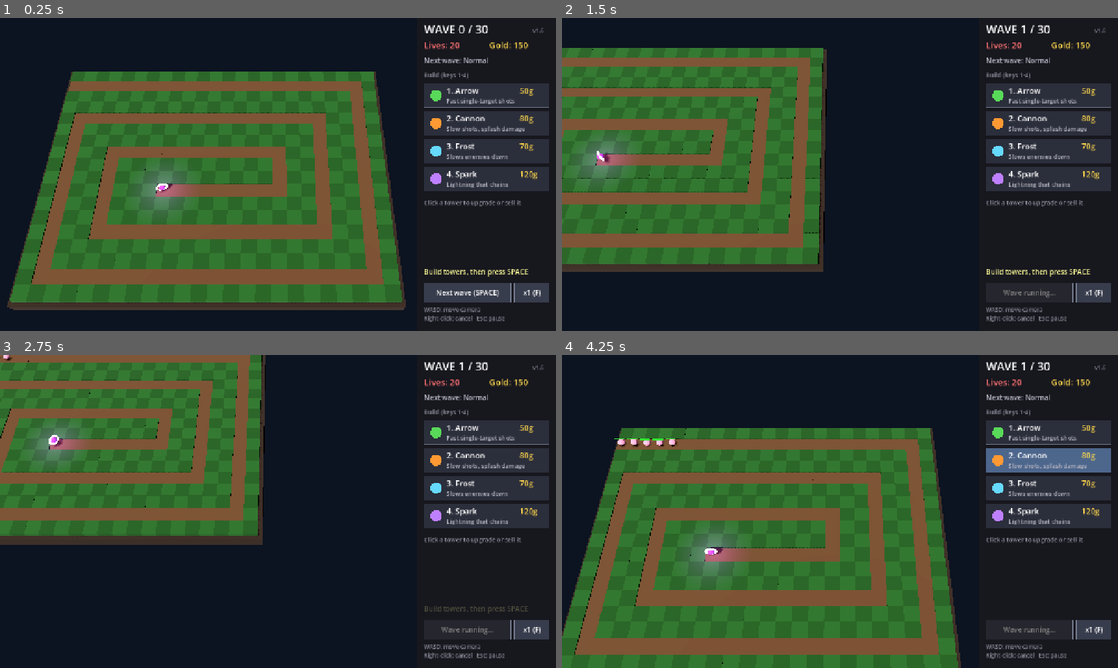
Above: before the commit, frames 1-4 (two rows, left to right).
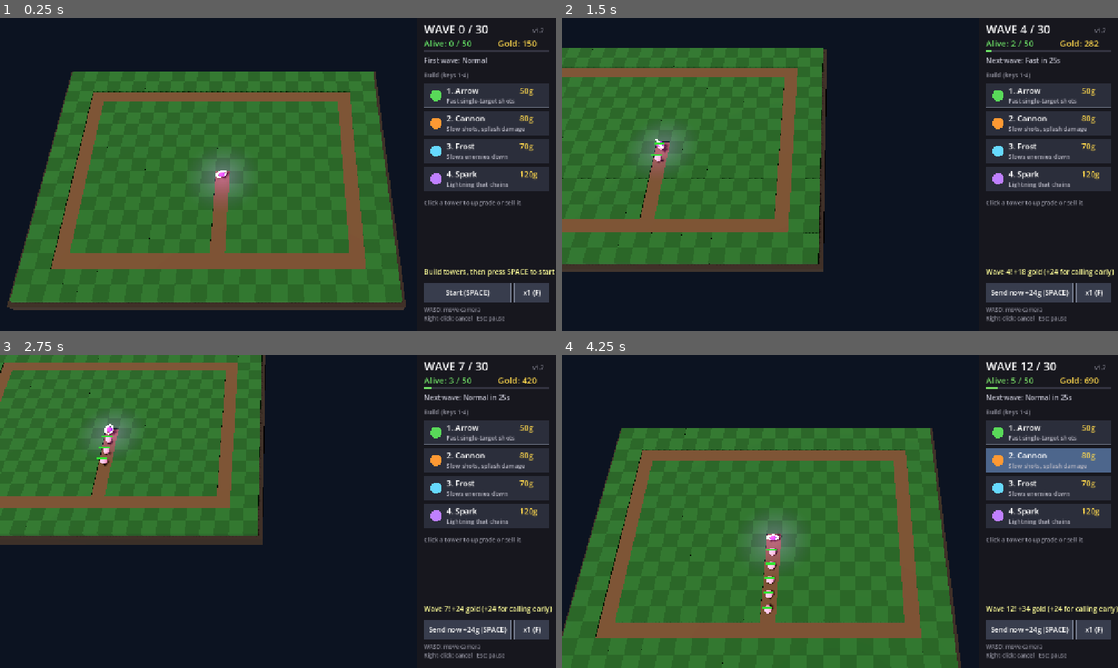
Above: after the commit, the same moments.

Repository: gettic/Gettics-first-TD
Game: Godot game, scene res://main.tscn
Same seed, same stepped clock (60 frames per second), same inputs: the game is played once before the commit and once after it.
Inputs (mouse positions are in pixels of both pictures, inside the frame that each line leads up to):
- Up to frame 1 (0.25 s): no input
- Up to frame 2 (1.5 s): tap Enter at 0.5 s; move the mouse to (962, 158) at 0.52 s; hold D 0.53-1.28 s; tap R at 0.6 s; click (962, 158) at 0.67 s; tap Space at 0.77, 0.8, 1.07, 1.35 s; move the mouse to (728, 190) at 1.27 s; hold S from 1.28 s (still down)
- Up to frame 3 (2.75 s): tap Space at 1.52, 1.82, 2.3 s; tap R at 1.55, 2.1 s; move the mouse to (333, 442) at 2.02 s; release S at 2.03 s; hold D from 2.03 s (still down)
- Up to frame 4 (4.25 s): move the mouse to (812, 574) at 2.77 s; release D at 2.78 s; hold W 2.78-3.53 s; tap 1 at 2.85 s; click (812, 574) at 2.92 s; tap Space at 3.02, 3.32, 3.77, 3.8, 4.07 s; tap R at 3.05 s; move the mouse to (1006, 558) at 3.52 s; hold A from 3.53 s (still down); tap 2 at 3.6 s

The runs differ from the first frame. In frame 1, 24% of the frame differs, in the area x 5-100%, y 3-90%; in frame 2, 17%; in frame 3, 16%; in frame 4, 27%, in the area x 2-100%, y 2-96%.

Commit message:
New game mode: monsters loop around a square
- Monsters spawn from the portal in the middle, walk down to a square
  path and walk around it clockwise until they die
- No more lives: you lose when 50 monsters are alive at once (a boss counts as 5)
- Waves come every 25 seconds after the first; Space sends one early
  for 1 bonus gold per second skipped, plus gold at the start of each wave
- Win when all 30 waves are out and every monster is dead
- Set version to 1.7; update README and screenshot

Diff:
--- a/main.gd
+++ b/main.gd
@@ -15,15 +15,13 @@
 const CAMERA_LIMIT := Vector2(9.0, 7.0)  # how far the camera can move from its start
 const MAX_WAVE := 30
 const START_GOLD := 150
-const START_LIVES := 20
-
-# Corners of the path in grid coordinates. The first point is off-screen (spawn),
-# the last point is the portal.
-const WAYPOINTS := [
-	Vector2i(-1, 1), Vector2i(22, 1), Vector2i(22, 16), Vector2i(1, 16),
-	Vector2i(1, 4), Vector2i(19, 4), Vector2i(19, 13), Vector2i(4, 13),
-	Vector2i(4, 7), Vector2i(16, 7), Vector2i(16, 10), Vector2i(8, 10),
-]
+const MAX_ALIVE := 50  # you lose when this many monsters are alive at once (a boss counts as 5)
+const WAVE_INTERVAL := 25.0  # seconds between waves once the game has started
+
+# The path in grid coordinates. Monsters come out of the portal in the middle,
+# walk out to the square, then walk around the square clockwise forever.
+const SPAWN_PATH := [Vector2i(12, 9), Vector2i(12, 15)]
+const LOOP := [Vector2i(12, 15), Vector2i(2, 15), Vector2i(2, 2), Vector2i(21, 2), Vector2i(21, 15)]
 
 # Tower stats per level (index 0 = level 1). "cost"[0] is the build price,
 # the rest are upgrade prices.
@@ -91,7 +89,7 @@
 	var speed := 55.0
 	var armor := 0.0
 	var bounty := 1
-	var leak := 1
+	var weight := 1  # how much this monster counts toward MAX_ALIVE
 	var radius := 10.0
 	var color := Color.WHITE
 	var slow_factor := 1.0
@@ -128,15 +126,15 @@
 
 var path_cells := {}
 var path_points: Array[Vector2] = []
+var loop_start := 0  # index in path_points where the square loop starts
 var enemies: Array[Enemy] = []
 var towers := {}  # Vector2i -> Tower
 var shots: Array[Shot] = []
 var effects := []  # Dictionaries: bolts and explosions
 
 var gold := 0
-var lives := 0
+var next_wave_timer := 0.0
 var wave := 0
-var wave_running := false
 var spawn_queue: Array[String] = []
 var spawn_timer := 0.0
 var spawn_hp := 0.0
@@ -176,19 +174,22 @@
 
 func _ready() -> void:
 	font = ThemeDB.fallback_font
-	for i in range(WAYPOINTS.size() - 1):
-		var a: Vector2i = WAYPOINTS[i]
-		var b: Vector2i = WAYPOINTS[i + 1]
+	var corners: Array = SPAWN_PATH + LOOP.slice(1)
+	for w in corners:
+		path_points.append(cell_center(w))
+	loop_start = SPAWN_PATH.size() - 1
+	# Mark the path tiles, including the side that closes the square
+	corners.append(LOOP[0])
+	for i in range(corners.size() - 1):
+		var a: Vector2i = corners[i]
+		var b: Vector2i = corners[i + 1]
 		var step := Vector2i(signi(b.x - a.x), signi(b.y - a.y))
 		var c := a
 		while true:
-			if c.x >= 0:
-				path_cells[c] = true
+			path_cells[c] = true
 			if c == b:
 				break
 			c += step
-	for w in WAYPOINTS:
-		path_points.append(cell_center(w))
 	build_world()
 	new_game()
 	check_for_update()
@@ -381,15 +382,14 @@
 	effects.clear()
 	spawn_queue.clear()
 	gold = START_GOLD
-	lives = START_LIVES
 	wave = 0
-	wave_running = false
+	next_wave_timer = 0.0
 	build_type = ""
 	selected = null
 	game_speed = 1
 	state = "playing"
 	paused = false
-	flash("Build towers, then press SPACE")
+	flash("Build towers, then press SPACE to start")
 
 
 func cell_center(c: Vector2i) -> Vector2:
@@ -509,7 +509,7 @@
 
 	# Portal at the end of the path
 	portal = Node3D.new()
-	portal.position = to3d(path_points[path_points.size() - 1])
+	portal.position = to3d(path_points[0])
 	add_child(portal)
 	var ring := TorusMesh.new()
 	ring.inner_radius = 0.28
@@ -672,11 +672,20 @@
 	return "normal"
 
 
+# Starts the next wave. Called by the wave timer, or early by the player (Space),
+# which gives 1 bonus gold for every second skipped.
 func start_wave() -> void:
-	if wave_running or state != "playing":
-		return
+	if state != "playing" or wave >= MAX_WAVE:
+		return
+	var early_bonus := int(maxf(next_wave_timer, 0.0)) if wave > 0 else 0
 	wave += 1
-	wave_running = true
+	var income := 10 + wave * 2
+	gold += income + early_bonus
+	if early_bonus > 0:
+		flash("Wave %d! +%d gold (+%d for calling early)" % [wave, income, early_bonus])
+	else:
+		flash("Wave %d! +%d gold" % [wave, income])
+	next_wave_timer = WAVE_INTERVAL
 	spawn_hp = 25.0 * pow(1.17, wave - 1)
 	var kind := kind_for_wave(wave)
 	var count := 8 + wave
@@ -684,7 +693,6 @@
 		count = 1 + int(wave / 10.0)
 	for i in count:
 		spawn_queue.append(kind)
-	spawn_timer = 0.0
 
 
 func spawn_enemy(kind: String) -> void:
@@ -709,7 +717,7 @@
 			e.speed *= 0.7
 			e.radius = 18.0
 			e.bounty = 40 + wave * 4
-			e.leak = 5
+			e.weight = 5
 			e.color = Color(0.9, 0.15, 0.15)
 	e.hp = e.max_hp
 
@@ -742,22 +750,19 @@
 	update_effects(delta)
 	if state == "playing":
 		var dt := delta * game_speed
+		if wave > 0 and wave < MAX_WAVE:
+			next_wave_timer -= dt
+			if next_wave_timer <= 0.0:
+				start_wave()
 		update_spawning(dt)
 		update_enemies(dt)
 		update_towers(dt)
 		update_shots(dt)
 		remove_dead()
-		if lives <= 0:
-			lives = 0
+		if alive_count() >= MAX_ALIVE:
 			state = "lost"
-		elif wave_running and spawn_queue.is_empty() and enemies.is_empty():
-			wave_running = false
-			var bonus := 10 + wave * 2
-			gold += bonus
-			if wave >= MAX_WAVE:
-				state = "won"
-			else:
-				flash("Wave %d cleared! +%d gold" % [wave, bonus])
+		elif wave >= MAX_WAVE and spawn_queue.is_empty() and enemies.is_empty():
+			state = "won"
 	update_camera(delta)
 	update_visuals(delta)
 	hud.queue_redraw()
@@ -781,6 +786,13 @@
 	camera.position.z = clampf(camera.position.z + move.y, camera_home.z - CAMERA_LIMIT.y, camera_home.z + CAMERA_LIMIT.y)
 
 
+func alive_count() -> int:
+	var n := 0
+	for e in enemies:
+		n += e.weight
+	return n
+
+
 func update_spawning(dt: float) -> void:
 	if spawn_queue.is_empty():
 		return
@@ -801,7 +813,7 @@
 			if e.slow_time <= 0.0:
 				e.slow_factor = 1.0
 		var move := e.speed * e.slow_factor * dt
-		while move > 0.0 and e.wp < path_points.size():
+		while move > 0.0:
 			var target := path_points[e.wp]
 			var d := e.pos.distance_to(target)
 			if d <= move:
@@ -809,13 +821,13 @@
 				e.traveled += d
 				move -= d
 				e.wp += 1
+				# After the last corner, go around the square again
+				if e.wp >= path_points.size():
+					e.wp = loop_start
 			else:
 				e.pos += (target - e.pos) / d * move
 				e.traveled += move
 				move = 0.0
-		if e.wp >= path_points.size() and not e.dead:
-			e.dead = true
-			lives -= e.leak
 
 
 func update_towers(dt: float) -> void:
@@ -1187,10 +1199,22 @@
 	hud.draw_rect(Rect2(PANEL_LEFT, 0, SCREEN_W - PANEL_LEFT, SCREEN_H), Color(0.09, 0.09, 0.12))
 	text(Vector2(PANEL_X, 36), "WAVE %d / %d" % [wave, MAX_WAVE], 26)
 	text(Vector2(PANEL_X + 250, 34), "v" + version, 13, Color(0.5, 0.5, 0.55))
-	text(Vector2(PANEL_X, 70), "Lives: %d" % lives, 20, Color(1, 0.45, 0.45))
-	text(Vector2(PANEL_X + 150, 70), "Gold: %d" % gold, 20, Color(1, 0.85, 0.3))
-	if wave < MAX_WAVE:
-		text(Vector2(PANEL_X, 104), "Next wave: %s" % kind_for_wave(wave + 1).capitalize(), 16, Color(0.75, 0.75, 0.8))
+	# How close you are to losing: green when few monsters are alive, red near the limit
+	var alive := alive_count()
+	var danger := clampf(float(alive) / MAX_ALIVE, 0.0, 1.0)
+	var danger_col := Color(0.4, 0.9, 0.4).lerp(Color(1, 0.3, 0.3), danger)
+	text(Vector2(PANEL_X, 66), "Alive: %d / %d" % [alive, MAX_ALIVE], 20, danger_col)
+	text(Vector2(PANEL_X + 170, 66), "Gold: %d" % gold, 20, Color(1, 0.85, 0.3))
+	hud.draw_rect(Rect2(PANEL_X, 74, 288, 6), Color(0.2, 0.2, 0.25))
+	hud.draw_rect(Rect2(PANEL_X, 74, 288 * danger, 6), danger_col)
+	var next_text: String
+	if wave == 0:
+		next_text = "First wave: %s" % kind_for_wave(1).capitalize()
+	elif wave < MAX_WAVE:
+		next_text = "Next wave: %s in %ds" % [kind_for_wave(wave + 1).capitalize(), ceili(next_wave_timer)]
+	else:
+		next_text = "Last wave! Kill them all"
+	text(Vector2(PANEL_X, 104), next_text, 16, Color(0.75, 0.75, 0.8))
 	text(Vector2(PANEL_X, 136), "Build (keys 1-4)", 14, Color(0.6, 0.6, 0.65))
 
 	for i in TOWER_TYPES.size():
@@ -1227,8 +1251,14 @@
 	if message_time > 0.0:
 		text(Vector2(PANEL_X, 590), message, 16, Color(1, 1, 0.6, minf(message_time, 1.0)))
 
-	var wave_label := "Wave running..." if wave_running else "Next wave (SPACE)"
-	button(WAVE_RECT, wave_label, not wave_running and state == "playing")
+	var wave_label: String
+	if wave == 0:
+		wave_label = "Start (SPACE)"
+	elif wave < MAX_WAVE:
+		wave_label = "Send now +%dg (SPACE)" % int(maxf(next_wave_timer, 0.0))
+	else:
+		wave_label = "No more waves"
+	button(WAVE_RECT, wave_label, wave < MAX_WAVE and state == "playing")
 	button(SPEED_RECT, "x%d (F)" % game_speed, true, game_speed > 1)
 	text(Vector2(PANEL_X, 676), "WASD: move camera", 13, Color(0.55, 0.55, 0.6))
 	text(Vector2(PANEL_X, 696), "Right-click: cancel   Esc: pause", 13, Color(0.55, 0.55, 0.6))
@@ -1245,7 +1275,7 @@
 func draw_end_screen() -> void:
 	hud.draw_rect(Rect2(0, 0, PANEL_LEFT, SCREEN_H), Color(0, 0, 0, 0.6))
 	var title := "VICTORY!" if state == "won" else "GAME OVER"
-	var sub := "You survived all %d waves." % MAX_WAVE if state == "won" else "You reached wave %d." % wave
+	var sub := "You survived all %d waves." % MAX_WAVE if state == "won" else "Too many monsters! You reached wave %d." % wave
 	var size := font.get_string_size(title, HORIZONTAL_ALIGNMENT_LEFT, -1, 64)
 	text(Vector2((PANEL_LEFT - size.x) / 2.0, 320), title, 64, Color(1, 0.85, 0.3) if state == "won" else Color(1, 0.35, 0.35))
 	size = font.get_string_size(sub, HORIZONTAL_ALIGNMENT_LEFT, -1, 22)
--- a/project.godot
+++ b/project.godot
@@ -4,7 +4,7 @@
 [application]
 
 config/name="Spiral TD"
-config/version="1.6"
+config/version="1.7"
 run/main_scene="res://main.tscn"
 config/features=PackedStringArray("4.7")
 
Binary file changed: screenshot.png
